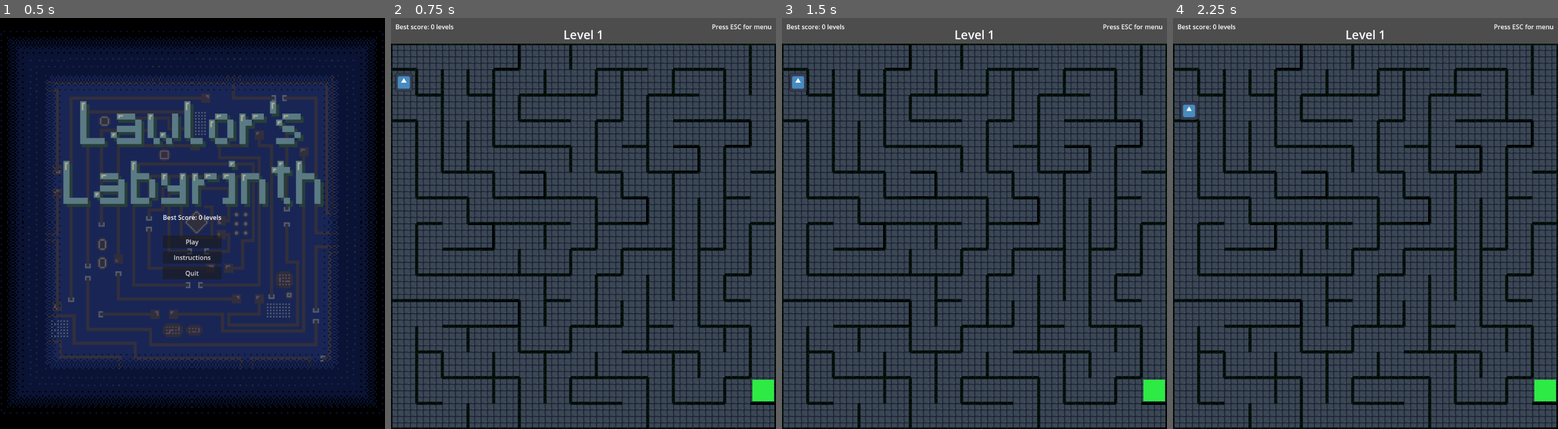
Above: before the commit, frames 1-4 (left to right).
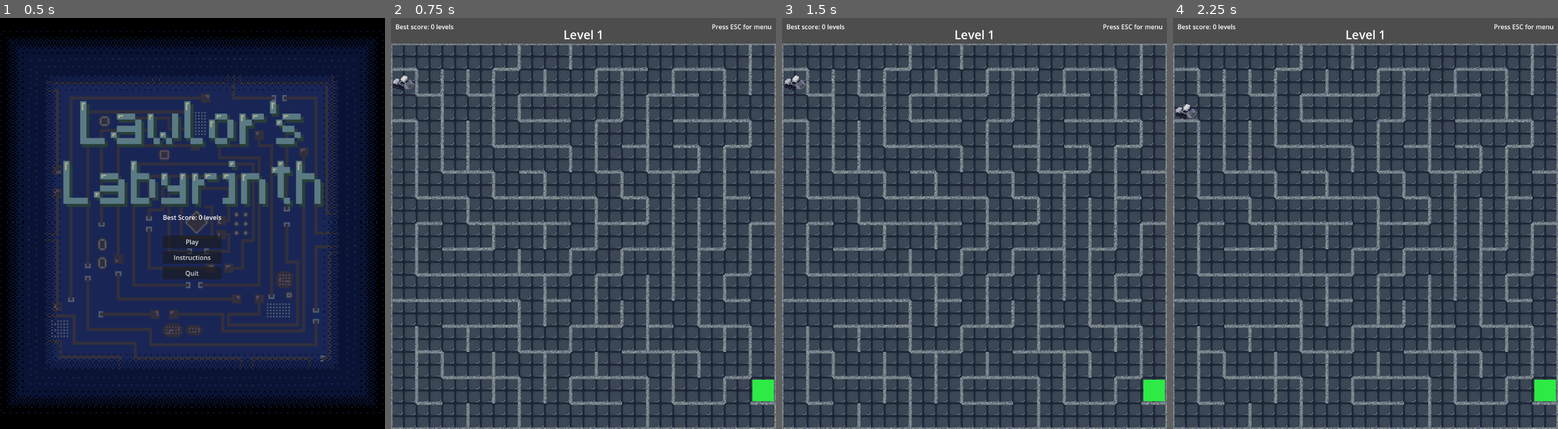
Above: after the commit, the same moments.

Repository: gkim14/CS471_LawlorsLabyrinth
Game: Godot game, scene res://scenes/StartScreen.tscn
The game is run twice, just before and just after one commit, with the same random seed, the same clock (stepped at 60 frames per second) and the same inputs. The engine's default icon, where the game draws it, is replaced by a stand-in: a white triangle on a blue panel in a dark square.
Inputs:
- Up to frame 1 (0.5 s): no input
- Up to frame 2 (0.75 s): click "Play" at 0.5 s
- Up to frame 3 (1.5 s): tap Enter at 1.25 s; hold D (right) from 1.28 s (still down)
- Up to frame 4 (2.25 s): tap Space at 2 s; release D (right) at 2.03 s; hold S (down) from 2.03 s (still down)

Frame 1 is identical in both runs. In frame 2, 26% of the frame differs, in the area x 0-100%, y 6-100%; in frame 3, 26%; in frame 4, 26%.

Commit message:
added player sprites, not implemented

Diff:
--- a/assets/RdMaze.tres
+++ b/assets/RdMaze.tres
@@ -1,6 +1,6 @@
 [gd_resource type="TileSet" load_steps=18 format=3 uid="uid://dcw6qt150n12c"]
 
-[ext_resource type="Texture2D" uid="uid://c7se4dj8ism06" path="res://assets/TileSet 2.png" id="1_l05xf"]
+[ext_resource type="Texture2D" uid="uid://dy0a76xfkop6m" path="res://assets/TileSet2.png" id="1_l05xf"]
 
 [sub_resource type="NavigationPolygon" id="NavigationPolygon_l05xf"]
 vertices = PackedVector2Array(24, 24, -32, 24, -32, -32, 24, -32)
--- a/scenes/Player.tscn
+++ b/scenes/Player.tscn
@@ -1,21 +1,23 @@
 [gd_scene load_steps=4 format=3 uid="uid://yldodekd0tgo"]
 
-[ext_resource type="Texture2D" uid="uid://caiwl27ufhma1" path="res://assets/icon.svg" id="1_v6fml"]
 [ext_resource type="Script" uid="uid://cbk5fn6inww3w" path="res://scripts/player_script.gd" id="2_3li8b"]
+[ext_resource type="Texture2D" uid="uid://cd1xqji5ysdu0" path="res://assets/PlayerLR.png" id="2_v6fml"]
 
 [sub_resource type="RectangleShape2D" id="RectangleShape2D_mdl7e"]
-size = Vector2(118, 117)
+size = Vector2(115.18437, 74.051315)
 
 [node name="Player" type="CharacterBody2D" groups=["Player"]]
 process_mode = 1
-scale = Vector2(0.33817232, 0.36461204)
+scale = Vector2(0.4691286, 0.50580704)
 collision_layer = 2
 script = ExtResource("2_3li8b")
 metadata/_edit_group_ = true
 
 [node name="Sprite2D" type="Sprite2D" parent="."]
-texture = ExtResource("1_v6fml")
+texture_filter = 1
+scale = Vector2(1.5572932, 1.5572932)
+texture = ExtResource("2_v6fml")
 
 [node name="CollisionShape2D" type="CollisionShape2D" parent="."]
-position = Vector2(0, -0.5)
+position = Vector2(-1.4078124, 4.113961)
 shape = SubResource("RectangleShape2D_mdl7e")
Binary file added: assets/PlayerLR.png
Not shown, changed: assets/PlayerLR.png.import
Binary file added: assets/PlayerUD.png
Not shown, added: assets/PlayerUD.png.import
Binary file removed: assets/TileSet 2.png
Binary file added: assets/TileSet2.png
Not shown, added: assets/TileSet2.png.import
